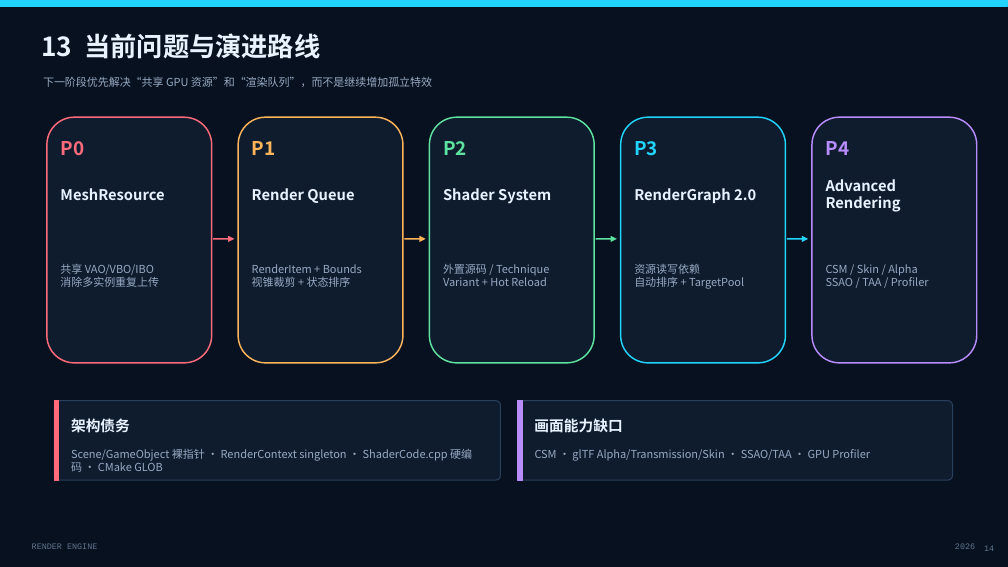
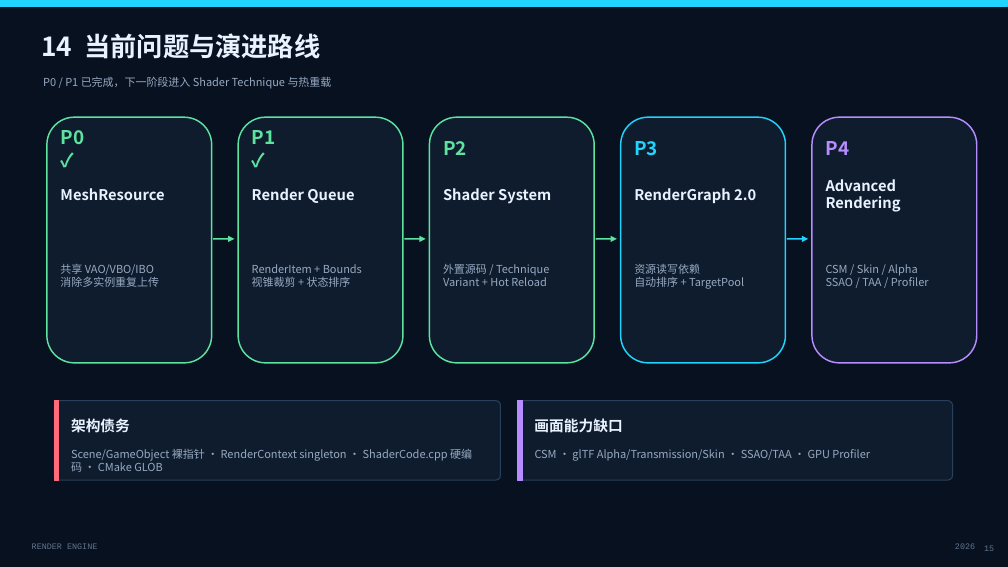
Before and after one commit to liurirui/rendering-engine, a slide deck: slide 15 of docs/RenderEngine_Project_Overview.pptx (slide 14 before the commit). Drawn at 1008x567 pixels with LibreOffice and Linux fonts; fonts in the diff are those of the drawing. Boxes give left, top, right and bottom in pixels: in the first picture for what was removed or moved away, otherwise in the second. Text is boxed around its words. In the diff, an @@ line names an element or a change of style, - is before the commit and + after.

```diff
--- a/docs/RenderEngine_Project_Overview.pptx
+++ b/docs/RenderEngine_Project_Overview.pptx
@@ text at (42,33,320,59): text changed @@
-13 当前问题与演进路线
+14 当前问题与演进路线
@@ text at (43,77,332,89): text changed @@
-下一阶段优先解决“共享 GPU 资源”和“渲染队列”，而不是继续增加孤立特效
+P0 / P1 已完成，下一阶段进入 Shader Technique 与热重载
@@ rounded rectangle at (47,117,212,363): outline #FF6B7A 1.4 pt to #5EE2A0 1.4 pt @@
@@ rounded rectangle at (238,117,403,363): outline #FFB45A 1.4 pt to #5EE2A0 1.4 pt @@
@@ text at (60,130,84,144): text changed; text colour #FF6B7A to #5EE2A0 @@
-P0
+P0 ✓
@@ text at (252,130,276,144): text changed; text colour #FFB45A to #5EE2A0 @@
-P1
+P1 ✓
@@ arrow (213, 239) - (234, 239): stroke #FF6B7A 1.4 pt to #5EE2A0 1.4 pt @@
@@ arrow (405, 239) - (426, 239): stroke #FFB45A 1.4 pt to #5EE2A0 1.4 pt @@
@@ page number at (984,546,994,551): text changed @@
-14
+15
```
Also in this commit, not shown: 6 other slides changed, 1 slide added, 18 other files.
